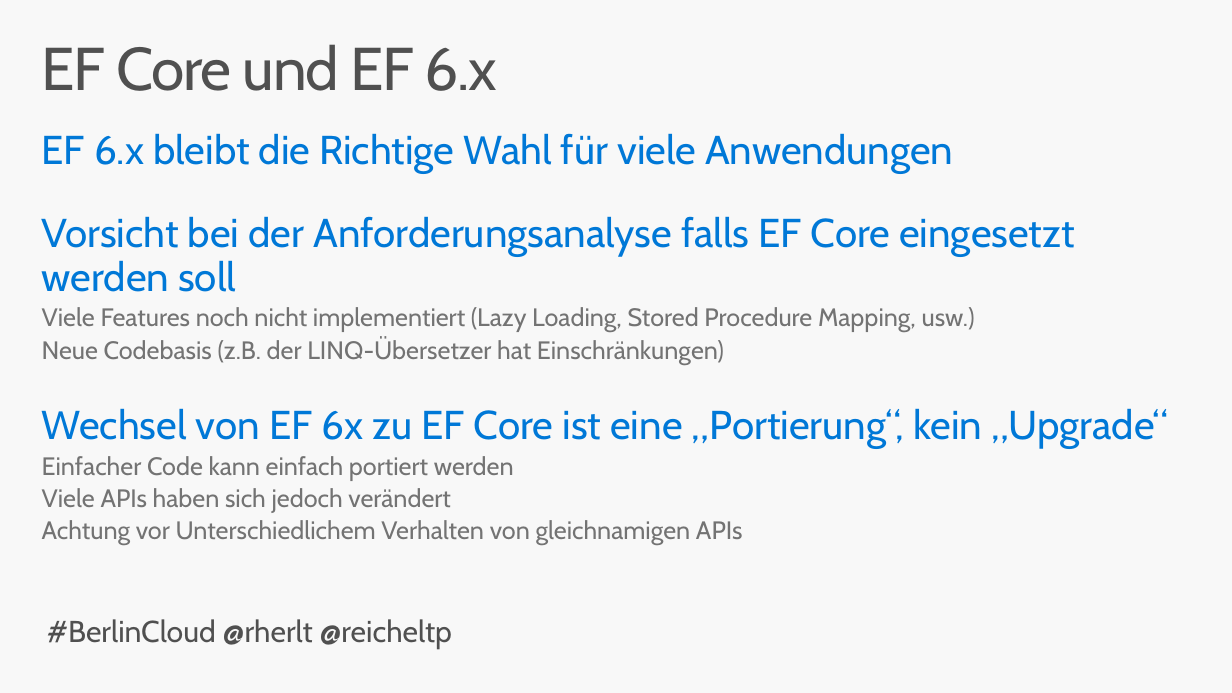
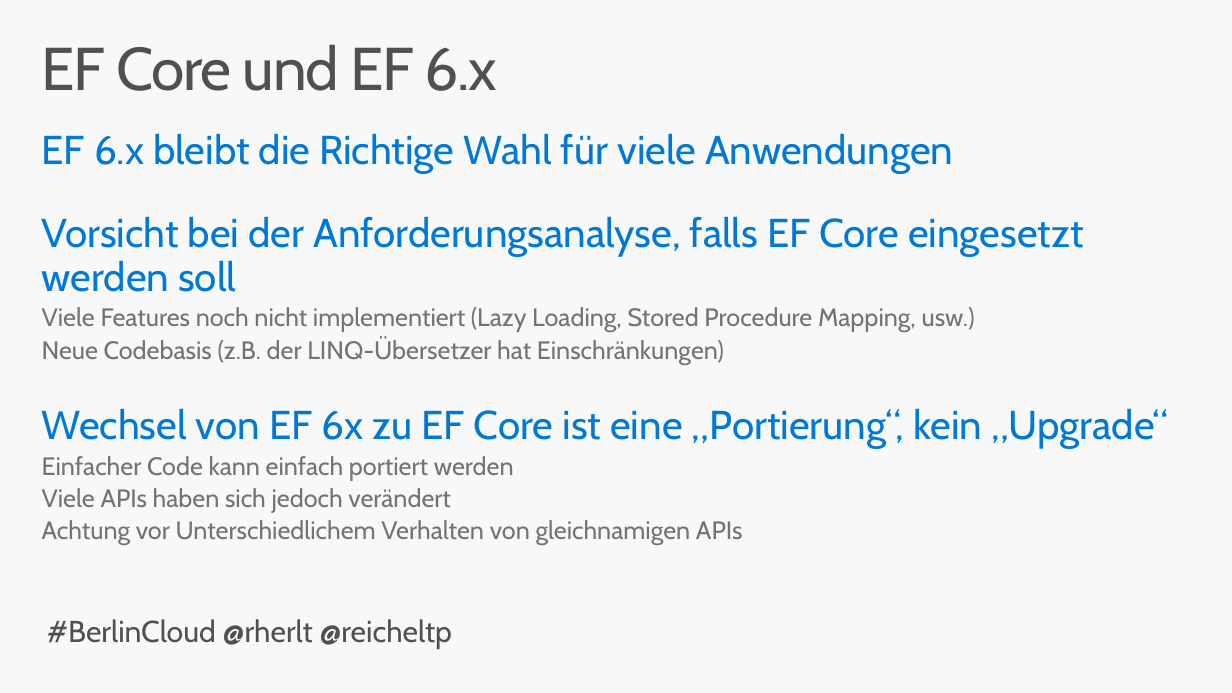
Before and after one commit to MsStudentPartnersTeamOst/EFCoreMeetup, a slide deck: slide 19 of Slides/EFCore1.0.pptx. Drawn at 1232x693 pixels with LibreOffice and Linux fonts; fonts in the diff are those of the drawing. Boxes give left, top, right and bottom in pixels: in the first picture for what was removed or moved away, otherwise in the second. Text is boxed around its words. In the diff, an @@ line names an element or a change of style, - is before the commit and + after.

Commit message:
updated presentations

```diff
--- a/Slides/EFCore1.0.pptx
+++ b/Slides/EFCore1.0.pptx
@@ text at (x1=42, y1=216, x2=1084, y2=292): text changed @@
-Vorsicht bei der Anforderungsanalyse falls EF Core eingesetzt werden soll
+Vorsicht bei der Anforderungsanalyse, falls EF Core eingesetzt werden soll
```
Also in this commit, not shown: 1 other slide changed, 1 other file.
